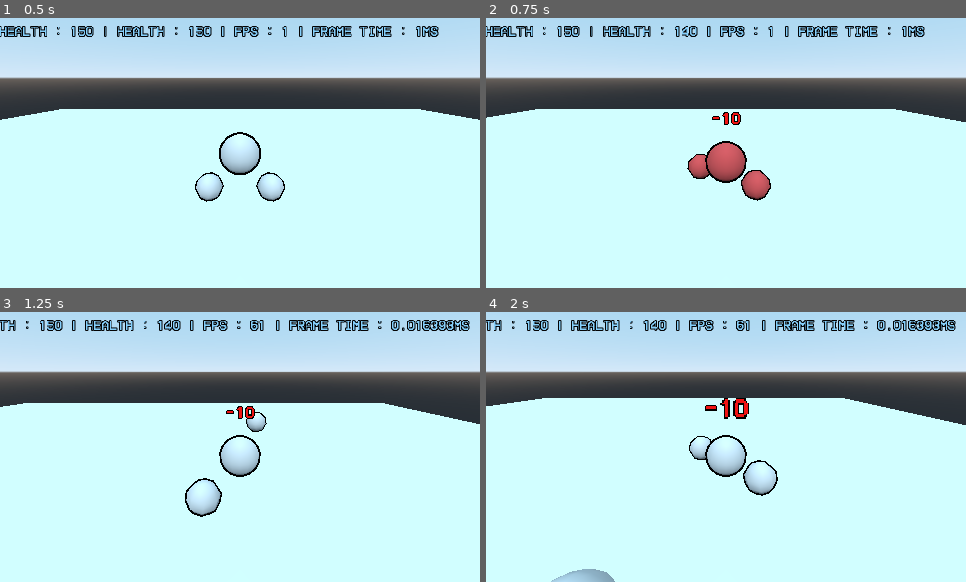
Above: before the commit, frames 1-4 (two rows, left to right).
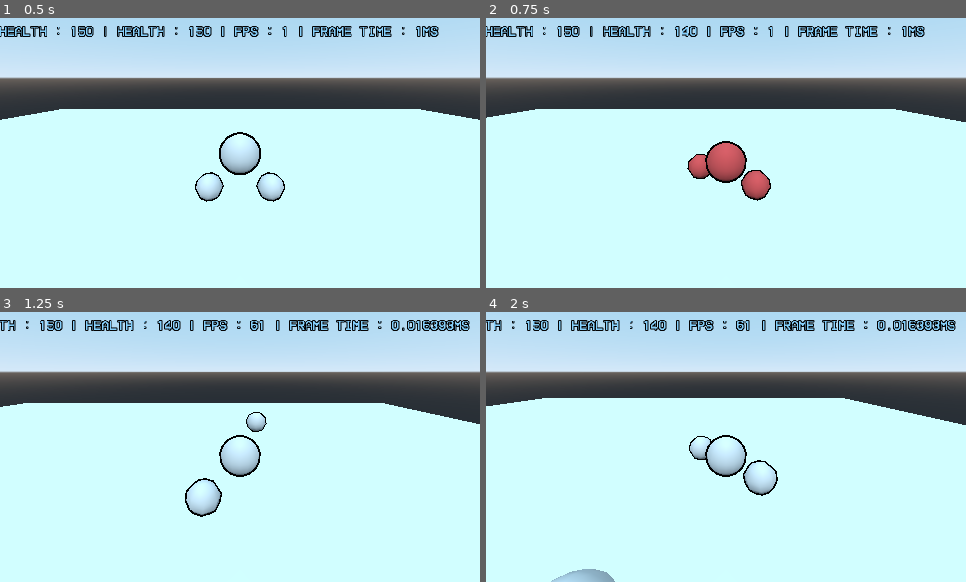
Above: after the commit, the same moments.

Repository: OutOfNet/first-3D-game
Game: Godot game, scene res://scenes/baseplate/Baseplate.tscn
The game is run twice, just before and just after one commit, with the same random seed, the same clock (stepped at 60 frames per second) and the same inputs.
Inputs:
- Up to frame 1 (0.5 s): no input
- Up to frame 2 (0.75 s): hold D (right) from 0.53 s (still down); tap 1 (attack_1) at 0.6 s
- Up to frame 3 (1.25 s): keep holding D (right)
- Up to frame 4 (2 s): release D (right) at 1.28 s; hold S (down) from 1.28 s (still down); tap 2 (attack_2) at 1.35 s

Frame 1 is identical in both runs. In frame 2, 0.2% of the frame differs, in the area x 47-54%, y 34-40%; in frame 3, 0.2%; in frame 4, 0.4%, in the area x 45-55%, y 31-40%.
Error after the commit: Attempt to call function 'display_damage' in base 'null instance' on a null instance. (res://scripts/player/player_management.gd:96)

Commit message:
Damage indicator revamp.
Started to revamp the damage indicator to make it better overall (although will require an image for every single damage amount that can be taken or healed since the new damage indicator system will use particles)

Diff:
--- a/scenes/baseplate/Baseplate.tscn
+++ b/scenes/baseplate/Baseplate.tscn
@@ -32,33 +32,6 @@
 [node name="Dummy3" parent="." instance=ExtResource( 2 )]
 transform = Transform( 1, 0, 0, 0, 1, 0, 0, 0, 1, 7.27739, 1.75295, 15.9913 )
 
-[node name="Dummy4" parent="." instance=ExtResource( 2 )]
-transform = Transform( 1, 0, 0, 0, 1, 0, 0, 0, 1, 0, 1.75295, 15.9913 )
-
-[node name="Dummy5" parent="." instance=ExtResource( 2 )]
-transform = Transform( 1, 0, 0, 0, 1, 0, 0, 0, 1, 3.55771, 1.75295, 15.9913 )
-
-[node name="Dummy6" parent="." instance=ExtResource( 2 )]
-transform = Transform( 1, 0, 0, 0, 1, 0, 0, 0, 1, 7.27739, 1.75295, 15.9913 )
-
-[node name="Dummy7" parent="." instance=ExtResource( 2 )]
-transform = Transform( 1, 0, 0, 0, 1, 0, 0, 0, 1, 0, 1.75295, 15.9913 )
-
-[node name="Dummy8" parent="." instance=ExtResource( 2 )]
-transform = Transform( 1, 0, 0, 0, 1, 0, 0, 0, 1, 3.55771, 1.75295, 15.9913 )
-
-[node name="Dummy9" parent="." instance=ExtResource( 2 )]
-transform = Transform( 1, 0, 0, 0, 1, 0, 0, 0, 1, 7.27739, 1.75295, 15.9913 )
-
-[node name="Dummy10" parent="." instance=ExtResource( 2 )]
-transform = Transform( 1, 0, 0, 0, 1, 0, 0, 0, 1, 0, 1.75295, 15.9913 )
-
-[node name="Dummy11" parent="." instance=ExtResource( 2 )]
-transform = Transform( 1, 0, 0, 0, 1, 0, 0, 0, 1, 3.55771, 1.75295, 15.9913 )
-
-[node name="Dummy12" parent="." instance=ExtResource( 2 )]
-transform = Transform( 1, 0, 0, 0, 1, 0, 0, 0, 1, 7.27739, 1.75295, 15.9913 )
-
 [node name="DirectionalLight" type="DirectionalLight" parent="."]
 transform = Transform( 1, 0, 0, 0, 0.695637, 0.718394, 0, -0.718394, 0.695637, 0, 12.8331, 0 )
 light_color = Color( 0.498039, 0.498039, 0.498039, 1 )
--- a/scenes/player/player.tscn
+++ b/scenes/player/player.tscn
@@ -869,7 +869,7 @@
 anims/walk = SubResource( 16 )
 blend_times = [ "Default Animation Template", "idle", 0.2, "Default Animation Template", "walk", 0.2, "punch", "idle", 0.1, "punch", "punch", 0.2, "punch", "walk", 0.1, "walk", "Default Animation Template", 0.3, "walk", "RESET", 0.3, "walk", "idle", 0.1, "walk", "walk", 0.1 ]
 
-[node name="damage_indicator" type="Label3D" parent="KinematicBody"]
+[node name="damage_indicator2" type="Label3D" parent="KinematicBody"]
 transform = Transform( 1, 0, 0, 0, 1, 0, 0, 0, 1, 0, 3.25, 3 )
 pixel_size = 0.03
 billboard = 1
@@ -879,4 +879,7 @@
 width = 3.0
 script = ExtResource( 5 )
 
+[node name="CPUParticles" type="CPUParticles" parent="KinematicBody"]
+transform = Transform( 1, 0, 0, 0, 1, 0, 0, 0, 1, 0, 2, 0 )
+
 [connection signal="body_entered" from="KinematicBody/hand2/hitbox" to="KinematicBody" method="_on_hitbox_2_body_entered"]
Binary file added: assets/images/particles/damage_indicators/10_damage_indicator.png
Not shown, added: assets/images/particles/damage_indicators/10_damage_indicator.png.import
Binary file added: assets/images/particles/healing_indicators/12_heal_indicator.png
Not shown, added: assets/images/particles/healing_indicators/12_heal_indicator.png.import
